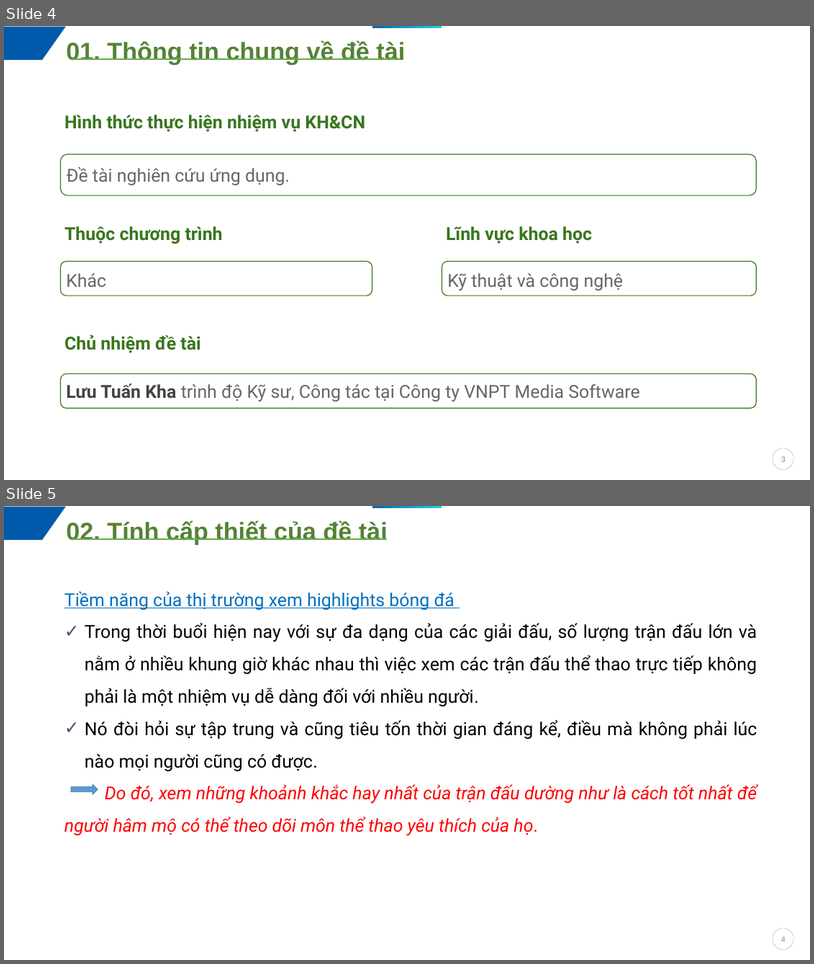
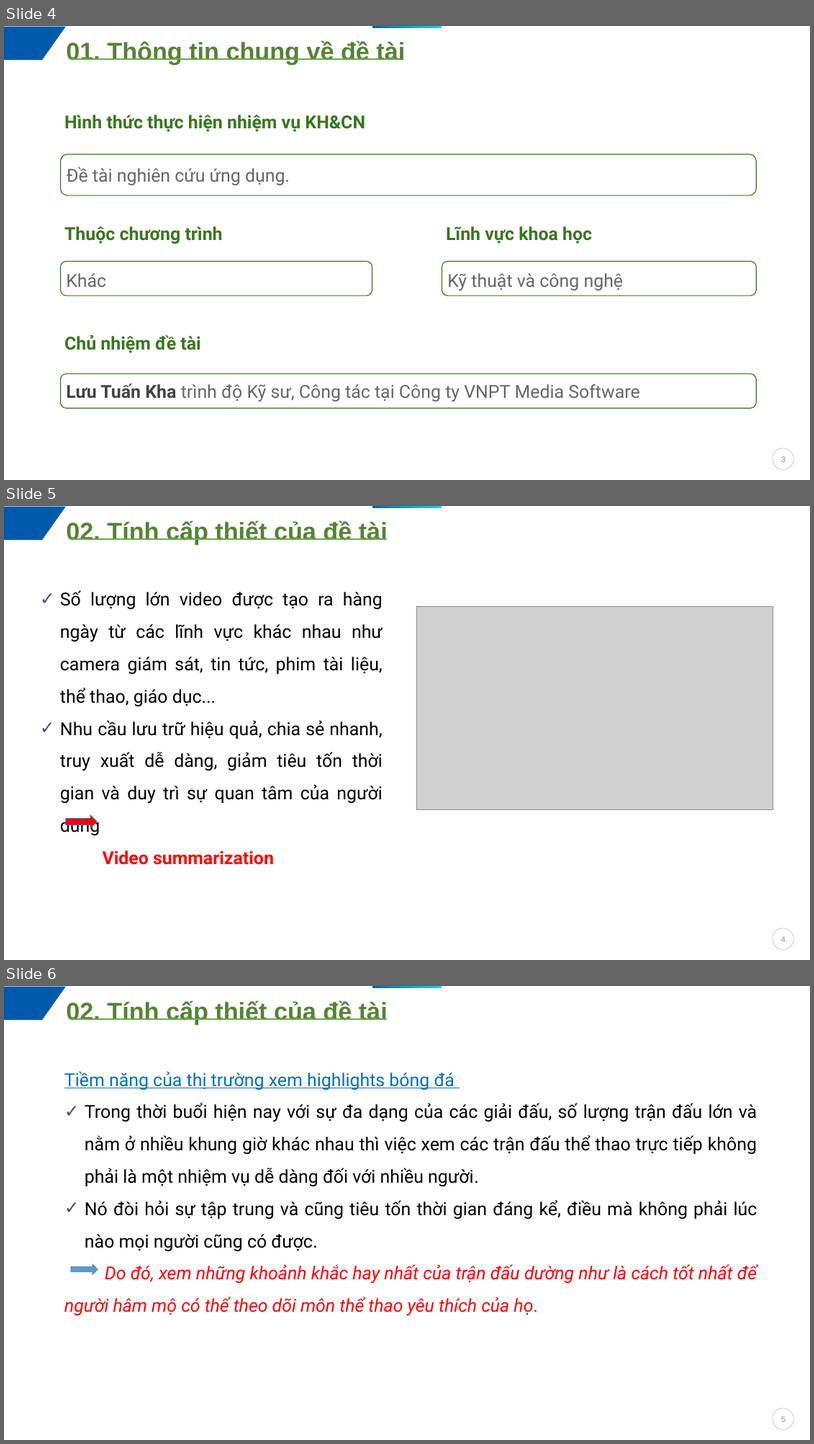
Before and after one commit to nntuan1202/data_share, a slide deck: Video Summarization_1.pptx. Shown one above the other, each under a label of ours: slides 4 and 5 before the commit, slides 4, 5 and 6 after it. The pictures are 814x964 and 814x1444 pixels, drawn with LibreOffice and Linux fonts; fonts in the diff are those of the drawing; grey boxes stand for pictures; background and template pictures are left out. Boxes give left, top, right and bottom in pixels: in the first picture for what was removed or moved away, otherwise in the second. Text is boxed around its words. In the diff, an @@ line names an element or a change of style, - is before the commit and + after.

Commit message:
update slide

```diff
--- a/Video Summarization_1.pptx
+++ b/Video Summarization_1.pptx
@@ slide 5 added at [4, 506, 810, 960], background #FFFFFF; not listed: 1 template element that a slide beside it also shows @@
@@ freeform shape added at [4, 507, 66, 540], fill #005AAB @@
@@ text added at [66, 520, 388, 545], 44 pt, text #548235, bold @@
+02. Tính cấp thiết của đề tài
@@ rectangle added at [373, 506, 442, 508], fill gradient #0166B4 to #1CD4E4 @@
@@ line added from (71, 539) to (387, 539), #6AA84F 3 pt @@
@@ text added at [60, 590, 383, 836], 32 pt, text #000000 @@
+✓ Số lượng lớn video được tạo ra hàng ngày từ các lĩnh vực khác nhau như camera giám sát, tin tức, phim tài liệu, thể thao, giáo dục...
+✓ Nhu cầu lưu trữ hiệu quả, chia sẻ nhanh, truy xuất dễ dàng, giảm tiêu tốn thời gian và duy trì sự quan tâm của người dùng
+Video summarization
@@ picture added at [417, 606, 773, 809] @@
@@ right arrow added at [66, 815, 97, 828], fill #FF0000, outline #43739E 1 pt @@
@@ page number added at [782, 936, 786, 942], 14 pt, text #8C8C8C @@
+4
@@ what was slide 5 is now slide 6 @@
@@ page number at [782, 1416, 786, 1422]: text changed @@
-4
+5
```
Also in this commit, not shown: 3 slides changed, 1 other file.
